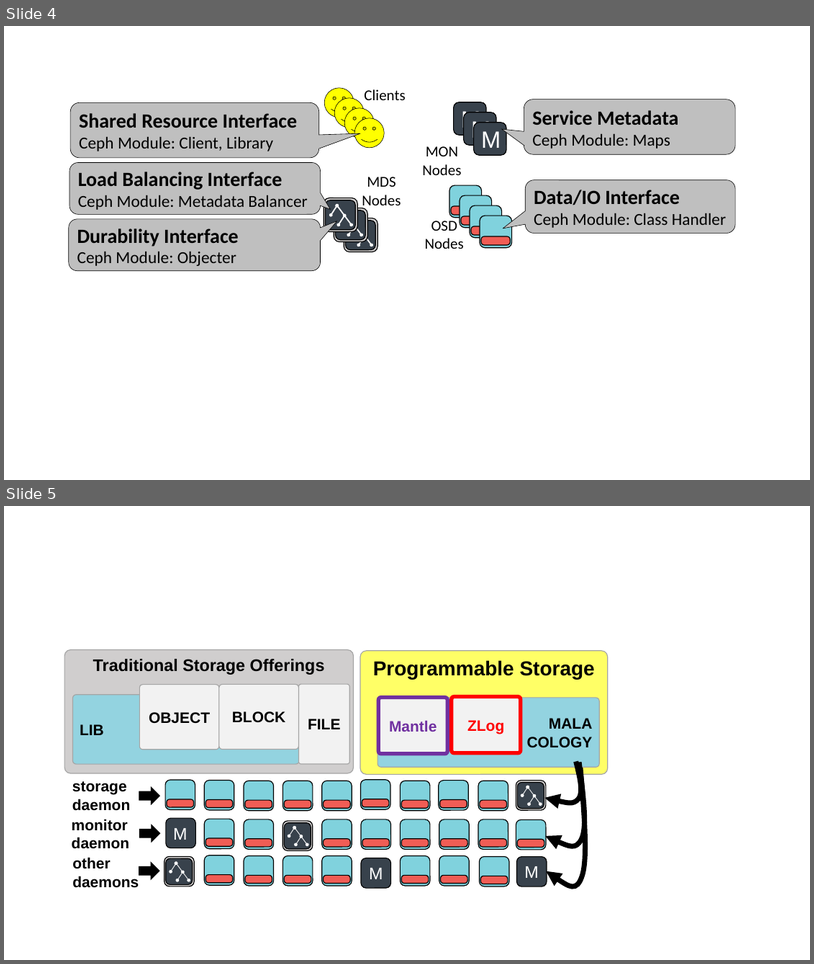
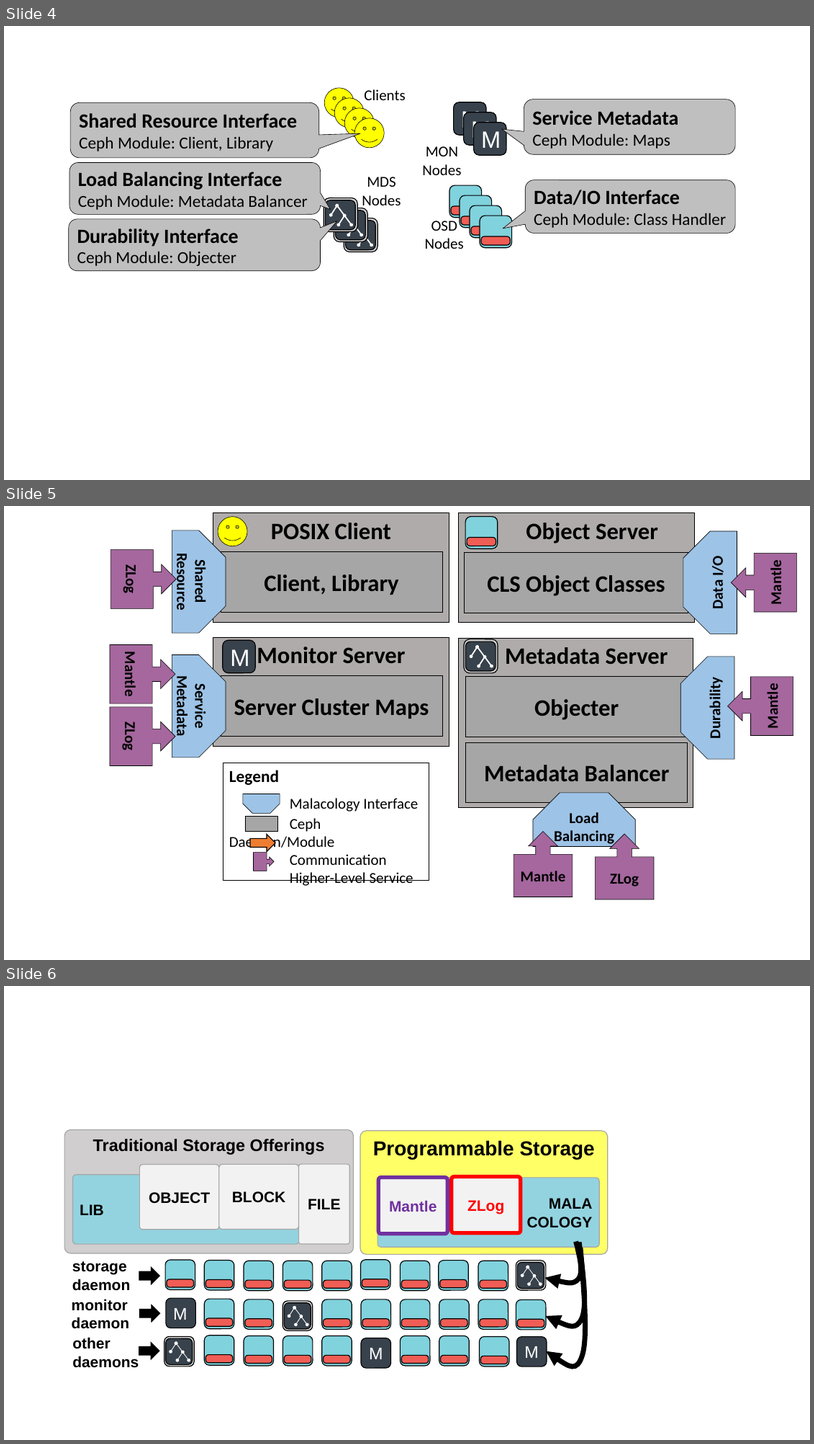
Before and after one commit to michaelsevilla/malacology-popper, a slide deck: paper/figures/figures.pptx. Shown one above the other, each under a label of ours: slides 4 and 5 before the commit, slides 4, 5 and 6 after it. The pictures are 814x964 and 814x1444 pixels, drawn with LibreOffice and Linux fonts; fonts in the diff are those of the drawing. Boxes give left, top, right and bottom in pixels: in the first picture for what was removed or moved away, otherwise in the second. Text is boxed around its words. In the diff, an @@ line names an element or a change of style, - is before the commit and + after.

```diff
--- a/paper/figures/figures.pptx
+++ b/paper/figures/figures.pptx
@@ slide 5 added at (4,506,810,960), background #FFFFFF @@
@@ rectangle added at (214,512,449,622), fill #AFABAB, outline #000000 0.5 pt, 28 pt, text #000000, bold @@
+POSIX Client
@@ smiley face added at (218,516,248,546), fill #FFFF00, outline #000000 0.5 pt @@
@@ rectangle added at (458,512,694,622), fill #AFABAB, outline #000000 0.5 pt, 28 pt, text #000000, bold @@
+Object Server
@@ rounded rectangle added at (466,516,498,548), fill #80D2DD, outline #000000 1 pt @@
@@ snip same rect added at (172,530,226,633), fill #9DC3E6, outline #000000 0.5 pt, 18 pt, text #000000, bold @@
+Shared Resource
@@ rounded rectangle added at (468,538,496,546), fill #F05D55, outline #000000 1 pt @@
@@ snip same rect added at (684,531,737,633), fill #9DC3E6, outline #000000 0.5 pt, 18 pt, text #000000, bold @@
+Data I/O
@@ up arrow callout added at (111,550,176,608), fill #A5679E, outline #000000 0.5 pt, 18 pt, text #000000, bold @@
+ZLog
@@ rectangle added at (221,551,442,612), fill #A6A6A6, outline #000000 0.5 pt, 28 pt, text #000000, bold @@
+Client, Library
@@ rectangle added at (464,552,689,613), fill #A6A6A6, outline #000000 0.5 pt, 28 pt, text #000000, bold @@
+CLS Object Classes
@@ up arrow callout added at (731,553,797,612), fill #A5679E, outline #000000 0.5 pt, 18 pt, text #000000, bold @@
+Mantle
@@ up arrow callout added at (110,645,175,703), fill #A5679E, outline #000000 0.5 pt, 18 pt, text #000000, bold @@
+Mantle
@@ snip same rect added at (172,655,226,757), fill #9DC3E6, outline #000000 0.5 pt, 18 pt, text #000000, bold @@
+Service Metadata
@@ rectangle added at (214,637,449,746), fill #AFABAB, outline #000000 0.5 pt, 28 pt, text #000000, bold @@
+Monitor Server
@@ rounded rectangle added at (223,641,256,673), fill #38424C, outline #000000 1 pt, 28 pt, text #FFFFFF @@
+M
@@ rectangle added at (458,638,694,808), fill #AFABAB, outline #000000 0.5 pt, 28 pt, text #000000, bold @@
+Metadata Server
@@ group added at (464,639,498,673): 3 double arrows, 2 rounded rectangles @@
@@ snip same rect added at (681,656,735,759), fill #9DC3E6, outline #000000 0.5 pt, 18 pt, text #000000, bold @@
+Durability
@@ rectangle added at (221,676,442,736), fill #A6A6A6, outline #000000 0.5 pt, 28 pt, text #000000, bold @@
+Server Cluster Maps
@@ rectangle added at (466,677,688,737), fill #A6A6A6, outline #000000 0.5 pt, 28 pt, text #000000, bold @@
+Objecter
@@ up arrow callout added at (728,677,794,735), fill #A5679E, outline #000000 0.5 pt, 18 pt, text #000000, bold @@
+Mantle
@@ up arrow callout added at (110,707,175,765), fill #A5679E, outline #000000 0.5 pt, 18 pt, text #000000, bold @@
+ZLog
@@ rectangle added at (466,742,688,803), fill #A6A6A6, outline #000000 0.5 pt, 28 pt, text #000000, bold @@
+Metadata Balancer
@@ snip same rect added at (533,793,635,847), fill #9DC3E6, outline #000000 0.5 pt, 18 pt, text #000000, bold @@
+Load Balancing
@@ up arrow callout added at (514,831,573,897), fill #A5679E, outline #000000 0.5 pt, 18 pt, text #000000, bold @@
+Mantle
@@ up arrow callout added at (596,834,654,899), fill #A5679E, outline #000000 0.5 pt, 18 pt, text #000000, bold @@
+ZLog
@@ group added at (223,762,429,880): 2 rectangles, 1 snip same rect, 1 right arrow, 1 up arrow callout @@
+Legend
+Malacology Interface
+Ceph Daemon/Module
+Communication
+Higher-Level Service
@@ what was slide 5 is now slide 6 @@
```
Also in this commit, not shown: 3 other files.
